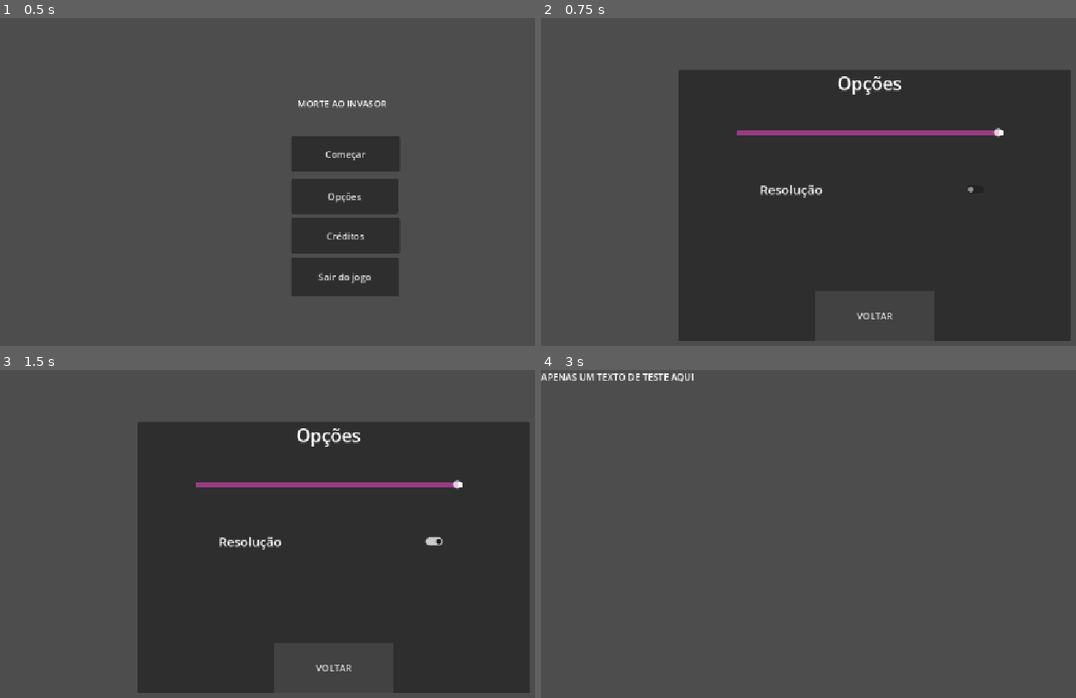
Above: before the commit, frames 1-4 (two rows, left to right).
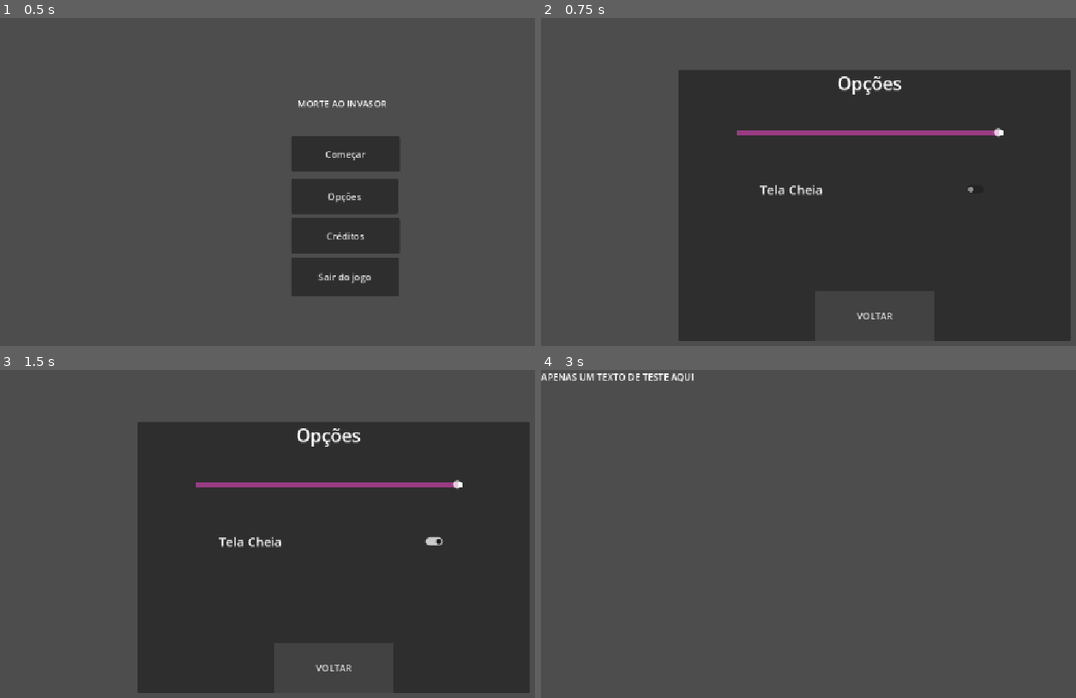
Above: after the commit, the same moments.

Repository: devklebinho/morte-ao-invasor
Game: Godot game, scene res://Scenes/main_menu.tscn
Two runs of this game, one before a commit and one after it. Both use one fixed random seed, a clock stepped at 60 frames per second and the inputs below.
Inputs:
- Up to frame 1 (0.5 s): no input
- Up to frame 2 (0.75 s): click "Opções" at 0.5 s
- Up to frame 3 (1.5 s): click "Resolução" (after the commit: "Tela Cheia") at 1.25 s
- Up to frame 4 (3 s): click "VOLTAR" at 2 s; click "Começar" at 2.75 s

Frame 1 is identical in both runs. In frame 2, 0.2% of the frame differs, in the area x 40-53%, y 50-55%; in frame 3, 0.2%; in frame 4, nothing differs.

Commit message:
changing label resolução to tela cheia

Diff:
--- a/Scenes/Options.tscn
+++ b/Scenes/Options.tscn
@@ -4,7 +4,6 @@
 [ext_resource type="AudioStream" uid="uid://cyhn78pp8ecml" path="res://Audio/falling-in-reverse-joseph-epitaph-records-youtube_zEgPKeDv.mp3" id="2_hg628"]
 [ext_resource type="Script" uid="uid://bv4r33ila3w2l" path="res://Scripts/audio_controle.gd" id="3_5hy3q"]
 [ext_resource type="Script" uid="uid://btipn8m1x561y" path="res://Scripts/check_button.gd" id="4_cbhj7"]
-
 
 [sub_resource type="StyleBoxFlat" id="StyleBoxFlat_yf5fn"]
 bg_color = Color(0.2585664, 0.2585664, 0.25856635, 1)
@@ -94,7 +93,7 @@
 offset_right = 534.0
 offset_bottom = 268.0
 theme_override_font_sizes/font_size = 22
-text = "Resolução "
+text = "Tela Cheia"
 script = ExtResource("4_cbhj7")
 
 [connection signal="pressed" from="Opcoes/Volta" to="." method="_on_volta_opcoes_pressed"]
